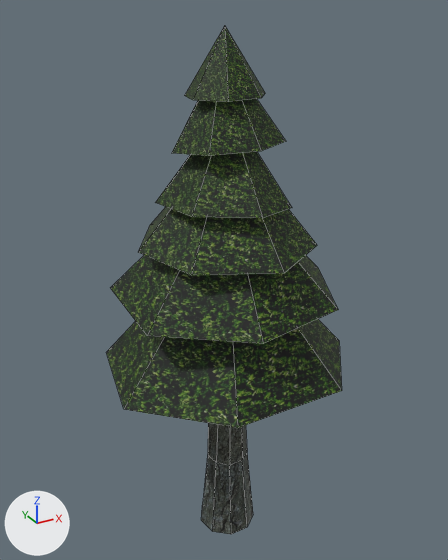
Two versions of the OBJ model res/models/hillTree2/hillTree2.obj, one commit apart.
Before and after are seen from a 50 mm lens placed at (-1.69, -3.04, 2.67), pointed at (0.05, 0.12, 1.09). The axes (+X, +Y, +Z) are drawn at lower left. The lights are the same throughout. Mesh edges are drawn as thin lines. Where no turn or scale is listed for an object, it has been applied to the vertices.

The first picture shows 'leaves_Cone.005', 'wood_Cylinder'.
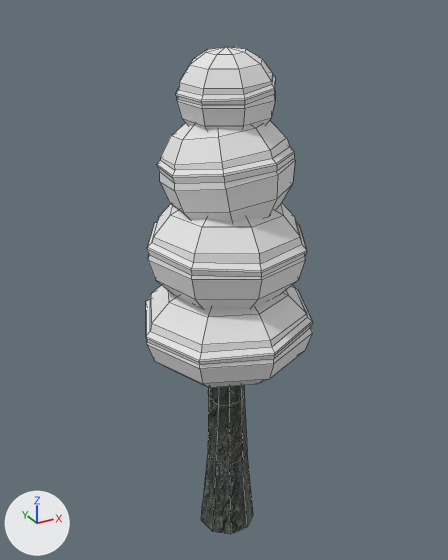
What differs and where, as boxes [x1, y1, x2, y2] in the pictures (448 x 560 px):
'leaves_Cone.005', deleted
    before: [106, 26, 342, 428]
'Sphere.001', added
    after: [147, 203, 307, 309]
'Sphere', added
    after: [146, 285, 313, 388]
'Sphere.002', added
    after: [157, 120, 295, 223]
'Sphere.003', added
    after: [176, 47, 275, 130]

The change, as a list of edits to the scene's bpy script:
```text
Add mat_foliage4:
    mat_foliage4 = principled_material('foliage4')
    mat_foliage4.base_color = (0.8, 0.8, 0.8)  # white #e7e7e7
    mat_foliage4.roughness = 1.0
Add mat_foliage3:
    mat_foliage3 = principled_material('foliage3')
    mat_foliage3.base_color = (0.8, 0.8, 0.8)  # white #e7e7e7
    mat_foliage3.roughness = 1.0
Add mat_foliage2:
    mat_foliage2 = principled_material('foliage2')
    mat_foliage2.base_color = (0.8, 0.8, 0.8)  # white #e7e7e7
    mat_foliage2.roughness = 1.0
Add mat_foliage1:
    mat_foliage1 = principled_material('foliage1')
    mat_foliage1.base_color = (0.8, 0.8, 0.8)  # white #e7e7e7
    mat_foliage1.roughness = 1.0
Add me_sphere_003:
    me_sphere_003.from_pydata(...)  # 90 vertices, 96 faces; spans x -0.278..0.275, y -0.28..0.274, z 1.989..2.484
    me_sphere_003.materials.append(mat_foliage4)  # white #e7e7e7
Add me_sphere_002:
    me_sphere_002.from_pydata(...)  # 89 vertices, 88 faces; spans x -0.382..0.372, y -0.373..0.379, z 1.481..2.161
    me_sphere_002.materials.append(mat_foliage3)  # white #e7e7e7
Add me_sphere_001:
    me_sphere_001.from_pydata(...)  # 89 vertices, 88 faces; spans x -0.485..0.483, y -0.484..0.482, z 1.008..1.692
    me_sphere_001.materials.append(mat_foliage2)  # white #e7e7e7
Add me_sphere:
    me_sphere.from_pydata(...)  # 89 vertices, 88 faces; spans x -0.543..0.54, y -0.545..0.54, z 0.524..1.185
    me_sphere.materials.append(mat_foliage1)  # white #e7e7e7
Remove ob_leaves_cone_005:
    ob_leaves_cone_005 = bpy.data.objects.new('leaves_Cone.005', me_leaves_cone_005)
    ob_leaves_cone_005.location = (0.0, 0.0, 0.0)
Add ob_sphere_003:
    ob_sphere_003 = bpy.data.objects.new('Sphere.003', me_sphere_003)
    ob_sphere_003.location = (0.0, 0.0, 0.0)
Add ob_sphere_002:
    ob_sphere_002 = bpy.data.objects.new('Sphere.002', me_sphere_002)
    ob_sphere_002.location = (0.0, 0.0, 0.0)
Add ob_sphere_001:
    ob_sphere_001 = bpy.data.objects.new('Sphere.001', me_sphere_001)
    ob_sphere_001.location = (0.0, 0.0, 0.0)
Add ob_sphere:
    ob_sphere = bpy.data.objects.new('Sphere', me_sphere)
    ob_sphere.location = (0.0, 0.0, 0.0)
```
